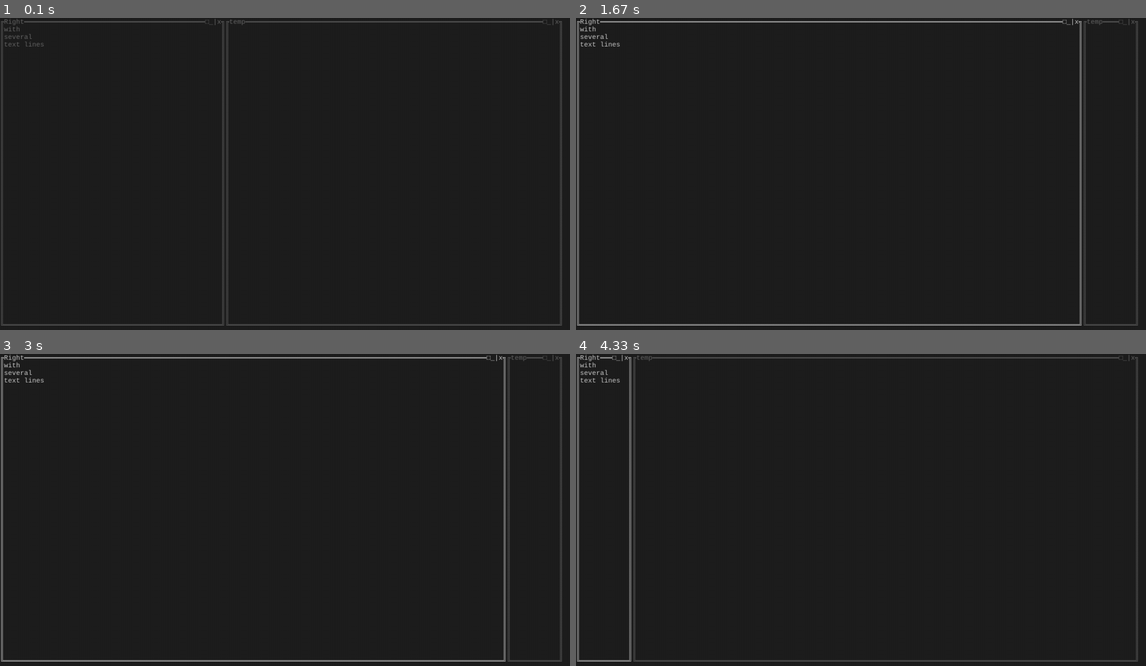
Above: before the commit, frames 1-4 (two rows, left to right).
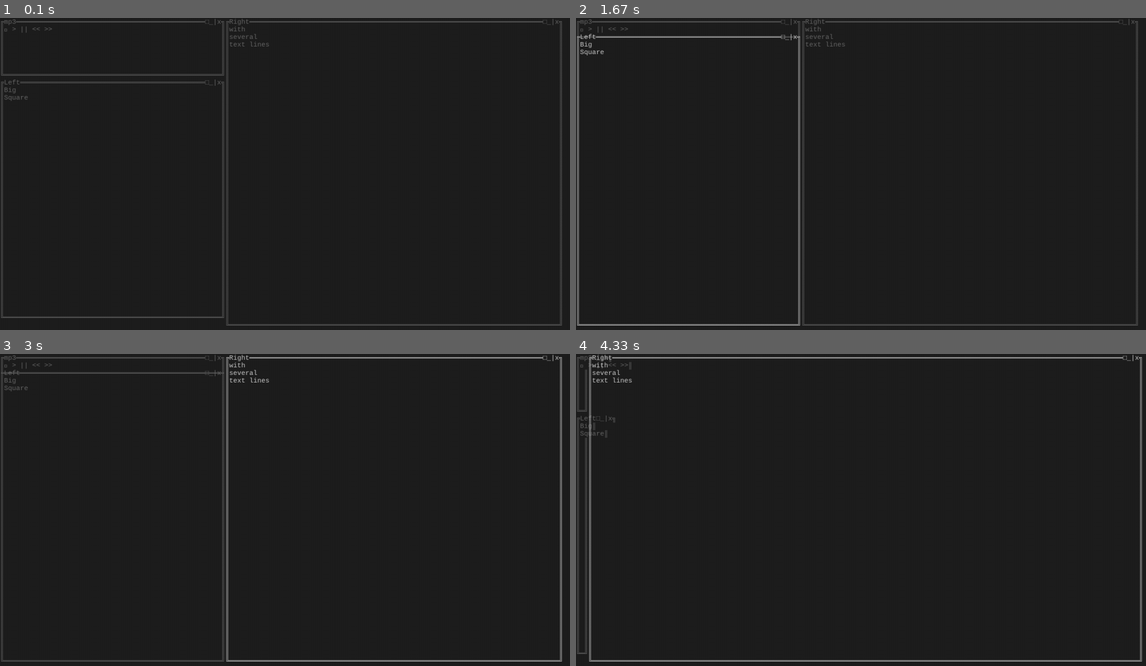
Above: after the commit, the same moments.

Repository: kyrlian/text-console
Game: pygame game, started from text.py
The game is run twice, just before and just after one commit, with the same random seed, the same clock (stepped at 60 frames per second) and the same inputs.
Inputs (mouse positions are in pixels of both pictures, inside the frame that each line leads up to):
- Up to frame 1 (0.1 s): no input
- Up to frame 2 (1.67 s): click (1043, 170) at 0.38 s; click (724, 180) at 0.72 s; tap M at 1.5 s
- Up to frame 3 (3 s): click (267, 460) at 2.22 s; click (205, 447) at 2.55 s; click (461, 506) at 2.88 s
- Up to frame 4 (4.33 s): tap M at 3.17 s

The runs differ from the first frame. In frame 1, 0.9% of the frame differs, in the area x 0-48%, y 0-99%; in frame 2, 2.4%; in frame 3, 2.7%; in frame 4, 3.2%, in the area x 0-100%, y 0-99%.

Commit message:
mp3 and resizeabs

Diff:
--- a/panel.py
+++ b/panel.py
@@ -7,12 +7,13 @@
         self.status = status
         self.innercursorx = 0
         self.innercursory = 0
-        self.updatecontent(content)
+        self.initcontent(content)
+        self.sizes=[1,int(self.contentheigth*.1),self.contentheigth]
 
     def attachtozone(self, zone):
         self.zone = zone
 
-    def updatecontent(self, content):
+    def initcontent(self, content):
         self.content = content
         self.contentheigth = 0
         if len(self.content) > 0:
@@ -23,13 +24,13 @@
     def toggleminimised(self):
         if self.status == "minimized":
             self.status = "normal"
-            self.zone.parent.resize(.5)
+            self.zone.parent.resizeabs(self.sizes[1])
         elif self.status == "normal":
             self.status = "maximized"
-            self.zone.parent.resize(.9)
+            self.zone.parent.resizeabs(self.sizes[2])
         else:
             self.status = "minimized"
-            self.zone.parent.resize(.1)
+            self.zone.parent.resizeabs(self.sizes[0])
 
     def getcolor(self, context):
         if context.focusedpanel == self:
--- /dev/null
+++ b/panelmp3player.py
@@ -0,0 +1,29 @@
+from panel import Panel
+
+class Panelmp3player(Panel):
+
+    def initcontent(self, content):
+        self.content = "▣ > || << >>"
+        self.contentheigth = 1
+
+    def handleplayerclick(self, charx, chary):
+        controlsstop = [1]  # "▣ > || << >>"
+        controlssplay = [3]
+        controlsspause = [5,6]
+        controlscbwd = [8,9]
+        controlscfwd = [11,12]
+        if chary == self.zone.y+1:
+            if charx -self.zone.x in controlsstop:
+                print("clicked stop")
+            elif charx -self.zone.x in controlssplay:
+                print("clicked play")
+            elif charx -self.zone.x in controlsspause:
+                print("clicked pause")
+            elif charx- self.zone.x in controlscbwd:
+                print("clicked bwd")
+            elif charx - self.zone.x in controlscfwd:
+                print("clicked fwd")
+
+    def handlepanelclick(self, charx, chary):
+        self.handleplayerclick(charx, chary)
+        self.handlecontrolclick(charx, chary)
--- a/text.py
+++ b/text.py
@@ -3,6 +3,7 @@
 
 from zone import Zone
 from panel import Panel
+from panelmp3player import Panelmp3player
 
 # single line borders - https://en.wikipedia.org/wiki/Box_Drawing
 # 	        0 	1 	2 	3 	4 	5 	6 	7 	8 	9 	A 	B 	C 	D 	E 	F
@@ -38,8 +39,10 @@
 def initrootzone(screenw, screenh):
     rootzone = Zone(0, 0, screenw-1, screenh-1)
     childs = rootzone.split("v", .4)
-    childs[0].attachpanel(Panel("Left", ["Big", "Square"]))
-    childs[0].attachpanel(Panel("Right", ["with", "several", "text lines"]))
+    leftchilds = childs[0].split("h", .2)
+    leftchilds[0].attachpanel(Panelmp3player("mp3"))
+    leftchilds[1].attachpanel(Panel("Left", ["Big", "Square"]))
+    childs[1].attachpanel(Panel("Right", ["with", "several", "text lines"]))
     return rootzone
 
 def main():
--- a/zone.py
+++ b/zone.py
@@ -1,6 +1,7 @@
-from panel import Panel
+import sys
 import pygame
 
+from panel import Panel
 
 class Zone:
     def __init__(self, x=0, y=0, w=0, h=0, parent=None, panel=None):
@@ -44,7 +45,30 @@
                             int(self.w * (1-pct)), self.h, self, Panel("temp")))
         return self.childs
 
-    def resize(self, pct=None):  # change split pct, or just recalc sizes (if Pct==None)
+    def resizeabs(self, abs):  # change split pct, or just recalc sizes (if Pct==None)
+        if len(self.childs) > 0:
+            if self.splitdir == "h":
+                self.childs[0].x = self.x
+                self.childs[0].y = self.y
+                self.childs[0].w = self.w
+                self.childs[0].h = abs
+                self.childs[1].x = self.x
+                self.childs[1].y = self.y + abs
+                self.childs[1].w = self.w
+                self.childs[1].h = self.h - abs
+            else:
+                self.childs[0].x = self.x
+                self.childs[0].y = self.y
+                self.childs[0].w = abs
+                self.childs[0].h = self.h
+                self.childs[1].x = self.x + abs
+                self.childs[1].y = self.y
+                self.childs[1].w = self.w - abs
+                self.childs[1].h = self.h
+            self.childs[0].resizepct()
+            self.childs[1].resizepct()
+
+    def resizepct(self, pct=None):  # change split pct, or just recalc sizes (if Pct==None)
         if len(self.childs) > 0:
             if pct != None:
                 self.splitpct = pct
@@ -68,8 +92,8 @@
                 self.childs[1].y = self.y
                 self.childs[1].w = int(self.w * (1-pct))
                 self.childs[1].h = self.h
-            self.childs[0].resize()
-            self.childs[1].resize()
+            self.childs[0].resizepct()
+            self.childs[1].resizepct()
 
     def remove(self):
         if self.parent == None:  # if I am root, quit
